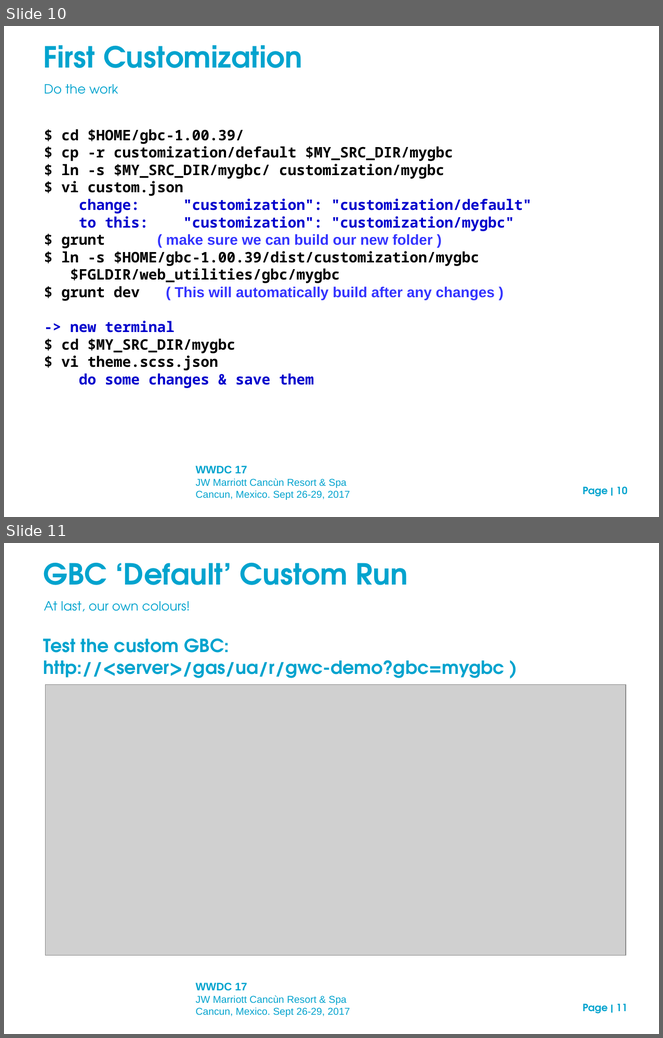
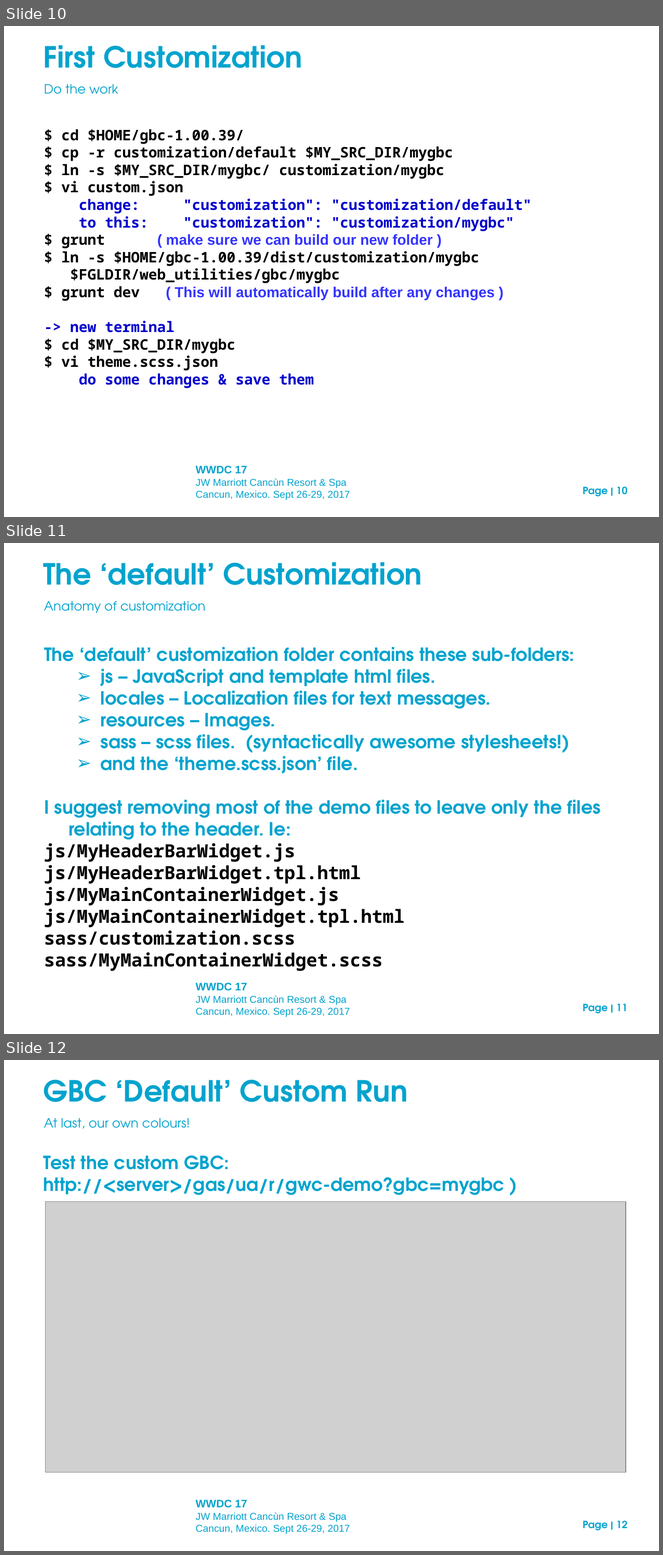
Before and after one commit to neilm-fourjs/njms_demos310, a slide deck: gbc/presentation/GBC_customization_draft.ppt. Shown one above the other, each under a label of ours: slides 10 and 11 before the commit, slides 10, 11 and 12 after it. The pictures are 663x1038 and 663x1555 pixels, drawn with LibreOffice and Linux fonts; fonts in the diff are those of the drawing; grey boxes stand for pictures; background and template pictures are left out. Boxes give left, top, right and bottom in pixels: in the first picture for what was removed or moved away, otherwise in the second. Text is boxed around its words. In the diff, an @@ line names an element or a change of style, - is before the commit and + after.

```diff
--- a/gbc/presentation/GBC_customization_draft.ppt
+++ b/gbc/presentation/GBC_customization_draft.ppt
@@ slide 11 added at [4, 543, 659, 1034], background picture (left out); not listed: 4 template elements that a slide beside it also shows @@
@@ text added at [43, 562, 422, 585], 32 pt, text #02A3CE, bold @@
+The ‘default’ Customization
@@ text added at [44, 601, 206, 613], 14 pt, text #02A3CE @@
+Anatomy of customization
@@ text added at [44, 647, 601, 945], 20 pt, text #02A3CE, bold @@
+The ‘default’ customization folder contains these sub-folders:
+➢ js – JavaScript and template html files.
+➢ locales – Localization files for text messages.
+➢ resources – Images.
+➢ sass – scss files. (syntactically awesome stylesheets!)
+➢ and the ‘theme.scss.json’ file.
+I suggest removing most of the demo files to leave only the files relating to the header. Ie:
+js/MyHeaderBarWidget.js
+js/MyHeaderBarWidget.tpl.html
+js/MyMainContainerWidget.js
+js/MyMainContainerWidget.tpl.html
+sass/customization.scss
+sass/MyMainContainerWidget.scss
@@ what was slide 11 is now slide 12 @@
@@ page number at [583, 1521, 628, 1531]: text changed @@
-Page | 11
+Page | 12
```
Also in this commit, not shown: 6 slides changed, 3 other slides added, 5 other files.
